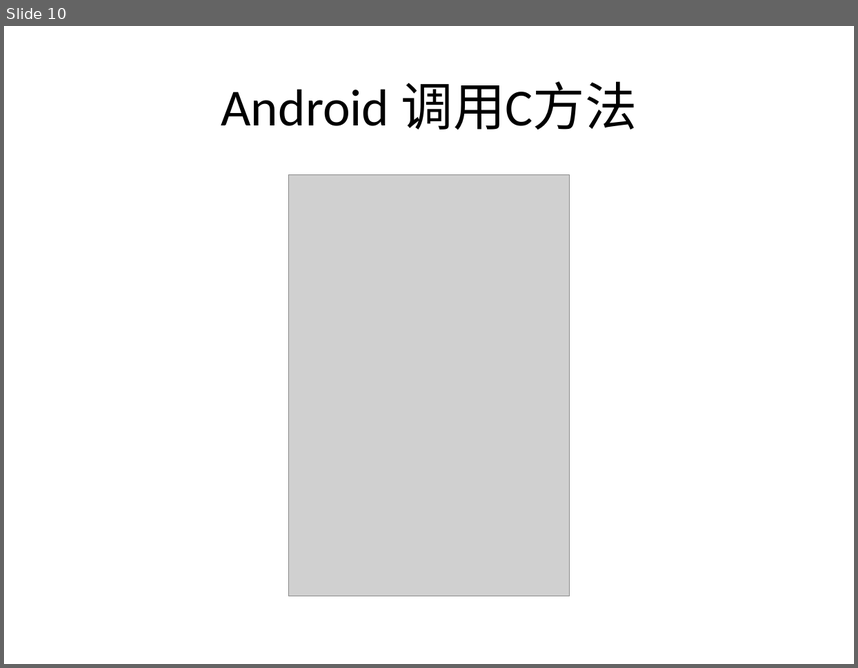
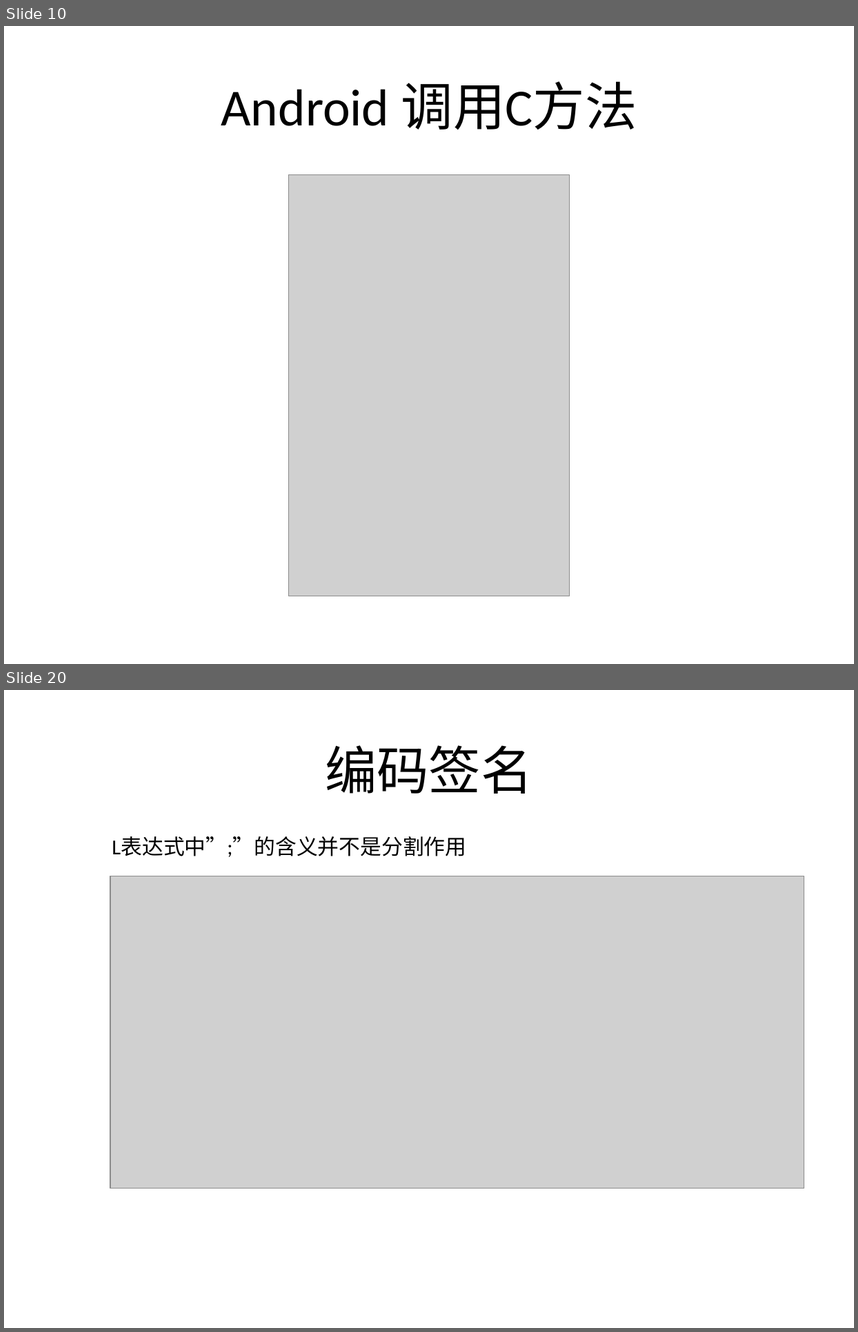
Before and after one commit to lovehzh/JNI-Study, a slide deck: JNI技术.pptx. Shown one above the other, each under a label of ours: slide 10 before the commit, slides 10 and 20 after it; the slides between them are not shown. The pictures are 858x668 and 858x1332 pixels, drawn with LibreOffice and Linux fonts; fonts in the diff are those of the drawing; grey boxes stand for pictures; background and template pictures are left out. Boxes give left, top, right and bottom in pixels: in the first picture for what was removed or moved away, otherwise in the second. Text is boxed around its words. In the diff, an @@ line names an element or a change of style, - is before the commit and + after.

```diff
--- a/JNI技术.pptx
+++ b/JNI技术.pptx
@@ slide 20 added at bbox=[4, 690, 854, 1328], background picture (left out) @@
@@ title added at bbox=[325, 745, 533, 793], 44 pt, text #000000 @@
+编码签名
@@ text added at bbox=[112, 837, 466, 857], 18 pt, text #000000 @@
+L表达式中”;”的含义并不是分割作用
@@ picture added at bbox=[110, 876, 804, 1188] @@
```
Also in this commit, not shown: 9 other slides added.
